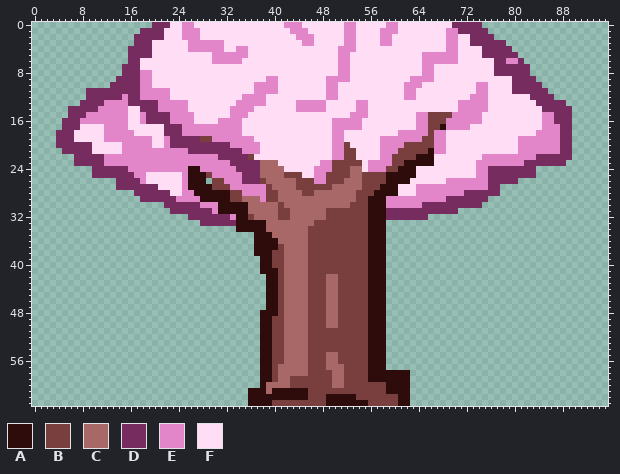
One commit to this sprite sheet: Assets/Sprits/Cherry3.png. Above, as it was before the edit.
The file is 96x64 pixels.
Palette (. is transparent): A #2e0c0b  B #793f3e  C #a86867  D #762c5f  E #e385c9  F #ffddf5
The result:
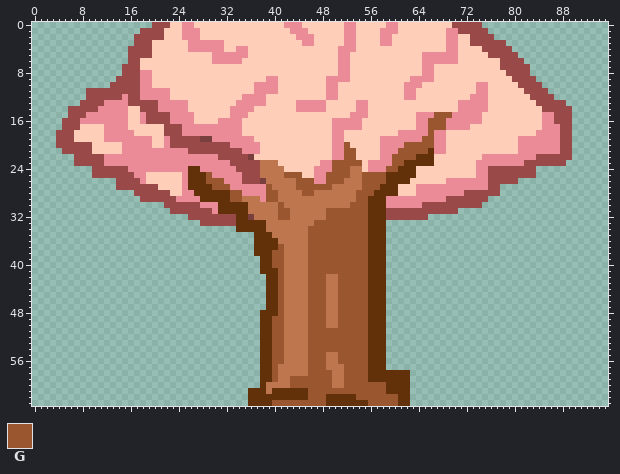
Colours new in this view: G #9a572f
The edit:
colour A: #2e0c0b -> #623109
colour C: #a86867 -> #bd764e
colour D: #762c5f -> #984948
colour E: #e385c9 -> #ea8b97
colour F: #ffddf5 -> #ffceb8
Changed rows in their new state; - is a pixel that keeps its letter.
first column x 75:
 5 F------
 6 --F-DD-
 7 --F----
 8 --FF---
10 -----F-
11 -----FF
first column x 29:
15 -------------------------------------EGGG
16 -------------------------------------GGG-
17 -------------------------------------GGG-
18 -------------------------------------G---
19 ------------------------------------GG---
20 -----------------------G---------GGGGG---
21 -----------------------GG-------GGGGG----
22 -----------------------GG------GGGG------
23 ---------------------GGGGG-----GG--------
24 ---------------------GGG------GG---------
25 G------------GGG----GGGG--GGGG-----------
26 GGG------------GGG--GGG---GGGG-----------
27 -GGG------G----GGGGGG-----GGG------------
28 ----GG----GG----GG-------GGG-------------
29 ----GG----GG-------------GG--------------
30 ------------G-----------GGG--------------
31 ------------GG------GGGGGGG--------------
32 ----D-------GG------GGGGGGG--------------
33 ------------------GGGGGGGGG--------------
34 -----------------GGGGGGGGGG--------------
35 -----------------GGGGGGGGGG--------------
36 -----------------GGGGGGGGGG--------------
37 ------------G----GGGGGGGGGG--------------
38 -----------GG----GGGGGGGGGG--------------
39 -----------GG----GGGGGGGGGG--------------
40 -----------GG----GGGGGGGGGG--------------
41 ------------G----GGGGGGGGGG--------------
42 ------------G----GGG--GGGGG--------------
43 ------------G----GGG--GGGGG--------------
44 ------------G----GGG--GGGGG--------------
45 ------------G----GGG--GGGGG--------------
46 ------------G----GGG--GGGGG--------------
47 ------------G----GGG--GGGGG--------------
48 ------------G----GGG--GGGGG--------------
49 -----------GG----GGG--GGGGG--------------
50 -----------GG----GGG--GGGGG--------------
51 -----------GG----GGGGGGGGGG--------------
52 -----------GG----GGGGGGGGGG--------------
53 -----------GG----GGGGGGGGGG--------------
54 -----------GG----GGGGGGGGGG--------------
55 -----------GG----GGG--GGGGG--------------
56 -----------GG----GGG--GGGGG--------------
57 -----------G-----GGG---GGGG--------------
58 -----------G-----GGGG--GGGG--------------
59 -----------G--GGGGGGG--GGGG--------------
60 --------------GGGGGGG--GGGGGGG-----------
61 -----------------GGGGGGGGGGGGG-----------
62 -----------------GGG-----GGGGGGG---------
63 -----------GGGGGGGGG-------GGGGG---------
Where, in picture pixels (left, top, right, bottom), the same in both pictures:
changed: (56, 22, 572, 406)
